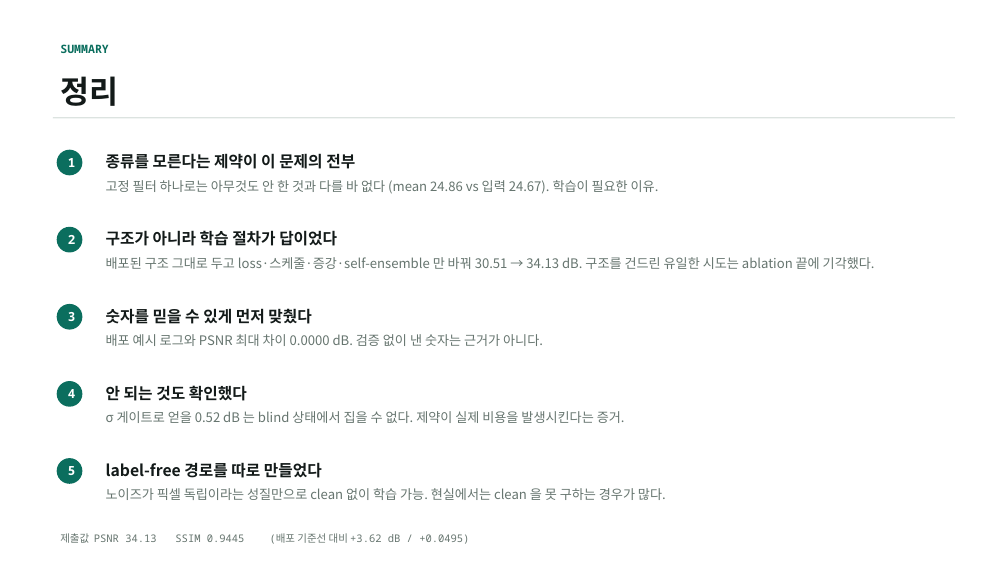
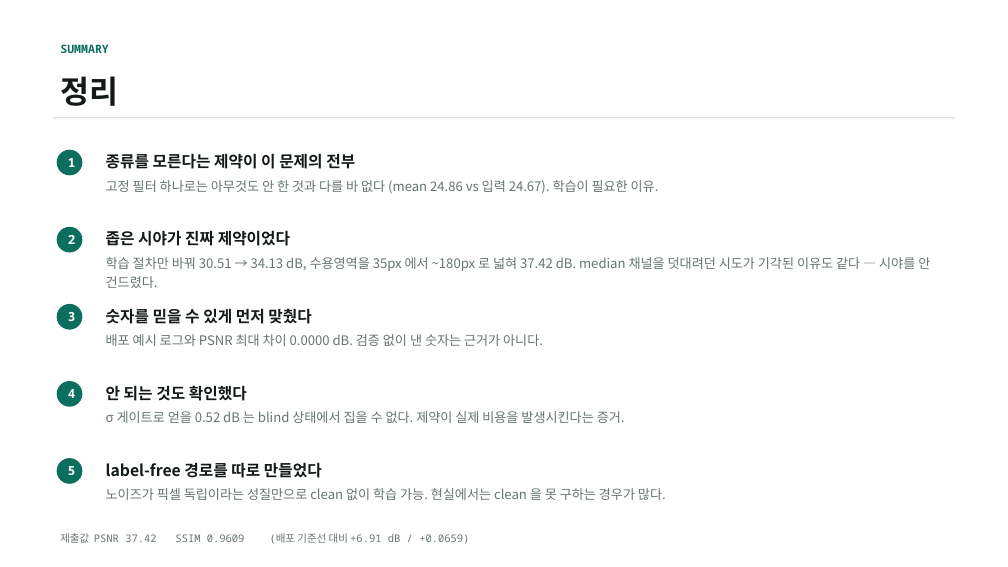
Before and after one commit to kithhooni-commits/ds-practice, a slide deck: slide 14 of 실습5/실습5_denoising_발표.pptx. Drawn at 1008x567 pixels with LibreOffice and Linux fonts; fonts in the diff are those of the drawing. Boxes give left, top, right and bottom in pixels: in the first picture for what was removed or moved away, otherwise in the second. Text is boxed around its words. In the diff, an @@ line names an element or a change of style, - is before the commit and + after.

```diff
--- a/실습5/실습5_denoising_발표.pptx
+++ b/실습5/실습5_denoising_발표.pptx
@@ text at [106,230,930,288]: text changed @@
-구조가 아니라 학습 절차가 답이었다
-배포된 구조 그대로 두고 loss·스케줄·증강·self-ensemble 만 바꿔 30.51 → 34.13 dB. 구조를 건드린 유일한 시도는 ablation 끝에 기각했다.
+좁은 시야가 진짜 제약이었다
+학습 절차만 바꿔 30.51 → 34.13 dB, 수용영역을 35px 에서 ~180px 로 넓혀 37.42 dB. median 채널을 덧대려던 시도가 기각된 이유도 같다 — 시야를 안 건드렸다.
@@ text at [60,533,469,544]: text changed @@
-제출값 PSNR 34.13 SSIM 0.9445 (배포 기준선 대비 +3.62 dB / +0.0495)
+제출값 PSNR 37.42 SSIM 0.9609 (배포 기준선 대비 +6.91 dB / +0.0659)
```
Also in this commit, not shown: 11 other slides changed, 8 other files.
